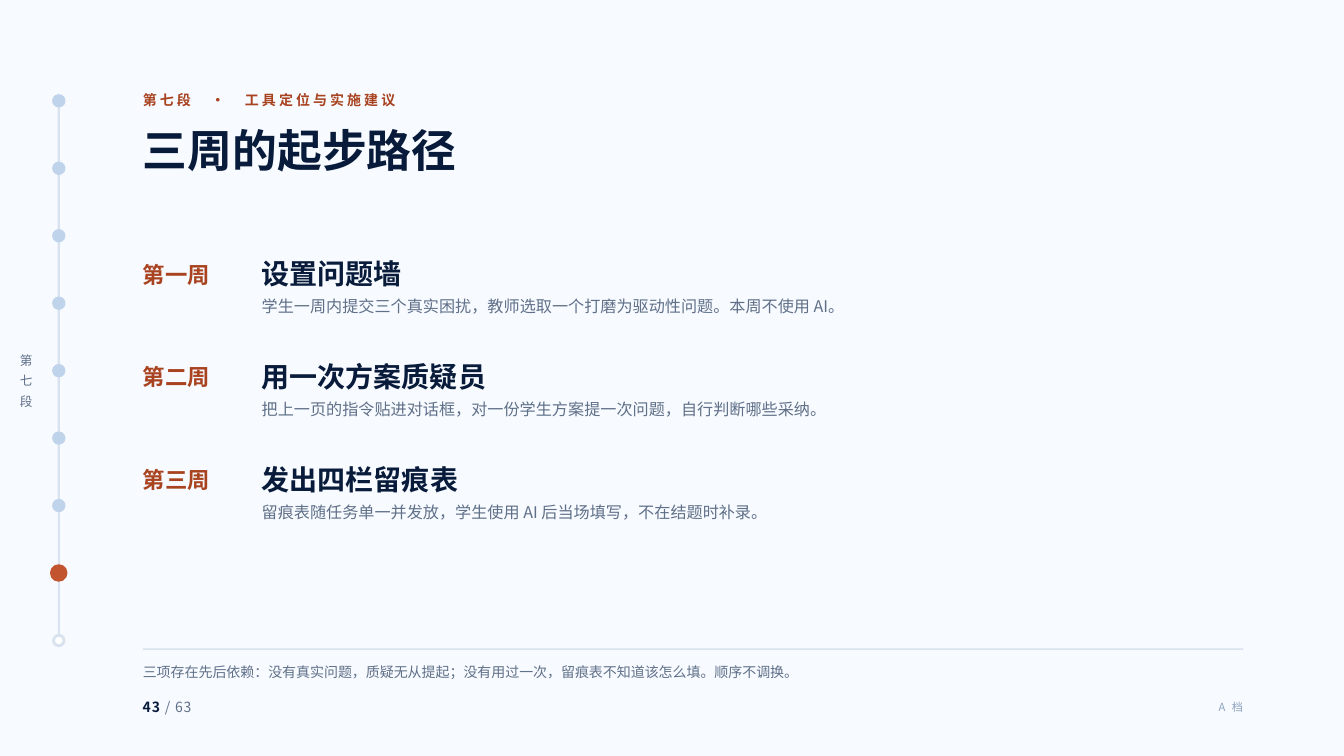
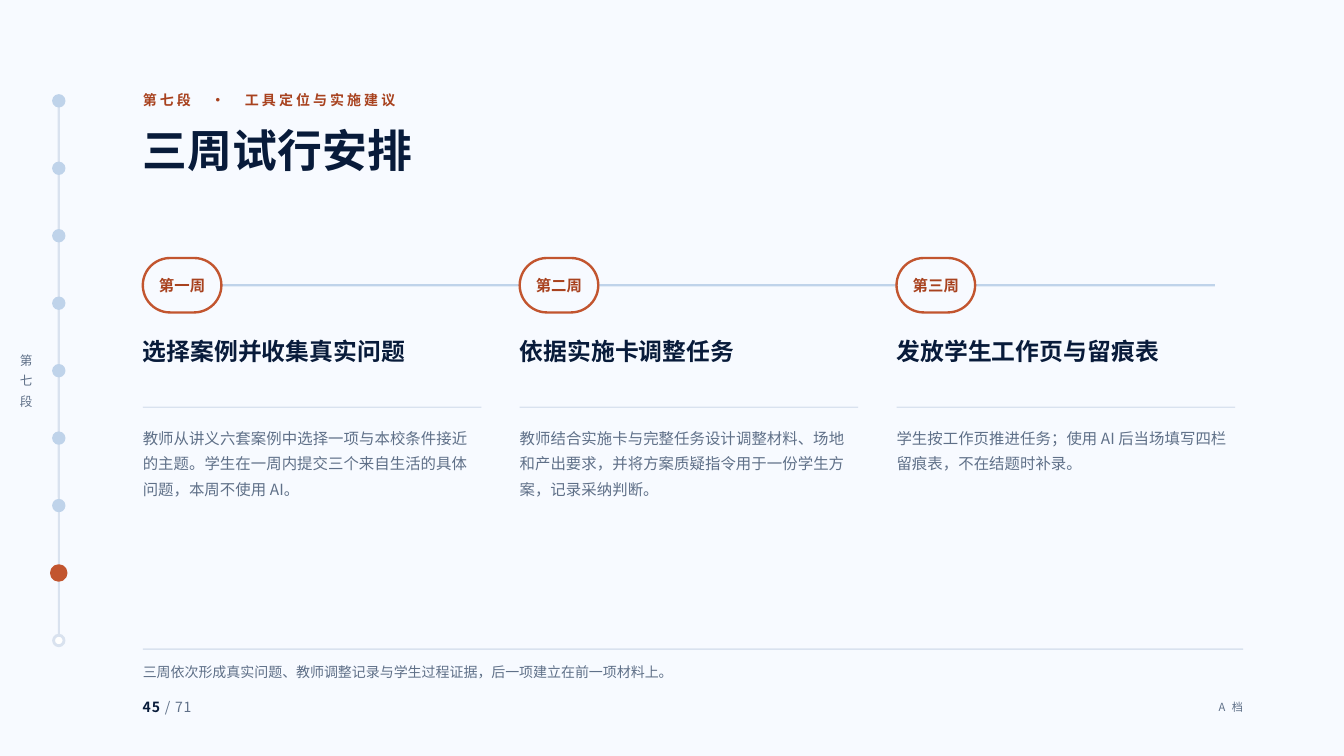
Before and after one commit to tonyxinvip/slides, a slide deck: slide 45 of comprehensive-practice-ai/做中学与综合实践活动.pptx (slide 43 before the commit). Drawn at 1344x756 pixels with LibreOffice and Linux fonts; fonts in the diff are those of the drawing. Boxes give left, top, right and bottom in pixels: in the first picture for what was removed or moved away, otherwise in the second. Text is boxed around its words. In the diff, an @@ line names an element or a change of style, - is before the commit and + after.

Commit message:
完善综合实践讲座并加入讲义下载

```diff
--- a/comprehensive-practice-ai/做中学与综合实践活动.pptx
+++ b/comprehensive-practice-ai/做中学与综合实践活动.pptx
@@ text at bbox=[143, 129, 412, 171]: text changed @@
-三周的起步路径
+三周试行安排
@@ rounded rectangle added at bbox=[143, 258, 222, 313], fill #F7FAFF, outline #C2552F 1.7 pt @@
@@ text removed at bbox=[262, 260, 402, 287] @@
-设置问题墙
@@ text "第二周": place and size @@
-text "第二周" at bbox=[143, 366, 210, 387]
+text "第二周" at bbox=[536, 278, 582, 293]
@@ rounded rectangle added at bbox=[520, 258, 599, 313], fill #F7FAFF, outline #C2552F 1.7 pt @@
@@ size 16 to 11 pt; alignment left to centre in 3 elements at bbox=[159, 278, 205, 293], bbox=[536, 278, 582, 293], bbox=[913, 278, 959, 293] @@
@@ text "第三周": place and size @@
-text "第三周" at bbox=[143, 469, 210, 490]
+text "第三周" at bbox=[913, 278, 959, 293]
@@ rounded rectangle added at bbox=[896, 258, 975, 313], fill #F7FAFF, outline #C2552F 1.7 pt @@
@@ line added from (171, 285) to (1215, 285), #BFD3EA 1.5 pt @@
@@ text removed at bbox=[262, 298, 845, 314] @@
-学生一周内提交三个真实困扰，教师选取一个打磨为驱动性问题。本周不使用 AI。
@@ text added at bbox=[143, 339, 405, 362], 17 pt, text #081B3A, bold @@
+选择案例并收集真实问题
@@ text added at bbox=[520, 339, 735, 362], 17 pt, text #081B3A, bold @@
+依据实施卡调整任务
@@ text added at bbox=[897, 339, 1159, 362], 17 pt, text #081B3A, bold @@
+发放学生工作页与留痕表
@@ text removed at bbox=[262, 363, 486, 390] @@
-用一次方案质疑员
@@ line added from (143, 407) to (482, 407), #D9E2EF 1 pt @@
@@ line added from (520, 407) to (858, 407), #D9E2EF 1 pt @@
@@ line added from (896, 407) to (1235, 407), #D9E2EF 1 pt @@
@@ text at bbox=[143, 431, 467, 497]: text changed; size 11.5 to 11 pt @@
-把上一页的指令贴进对话框，对一份学生方案提一次问题，自行判断哪些采纳。
+教师从讲义六套案例中选择一项与本校条件接近的主题。学生在一周内提交三个来自生活的具体问题，本周不使用 AI。
@@ text added at bbox=[520, 431, 845, 497], 11 pt, text #5F7088 @@
+教师结合实施卡与完整任务设计调整材料、场地和产出要求，并将方案质疑指令用于一份学生方案，记录采纳判断。
@@ text at bbox=[897, 431, 1226, 471]: text changed; size 11.5 to 11 pt @@
-留痕表随任务单一并发放，学生使用 AI 后当场填写，不在结题时补录。
+学生按工作页推进任务；使用 AI 后当场填写四栏留痕表，不在结题时补录。
@@ text removed at bbox=[262, 466, 458, 493] @@
-发出四栏留痕表
@@ text at bbox=[143, 665, 673, 678]: text changed @@
-三项存在先后依赖：没有真实问题，质疑无从提起；没有用过一次，留痕表不知道该怎么填。顺序不调换。
+三周依次形成真实问题、教师调整记录与学生过程证据，后一项建立在前一项材料上。
@@ text at bbox=[143, 701, 191, 712]: text changed @@
-43 / 63
+45 / 71
@@ text "A 档" at bbox=[1219, 702, 1243, 712]: text colour #8FA3BE to #5F7088 @@
```
Also in this commit, not shown: 62 other slides changed, 8 slides added, 20 other files.
